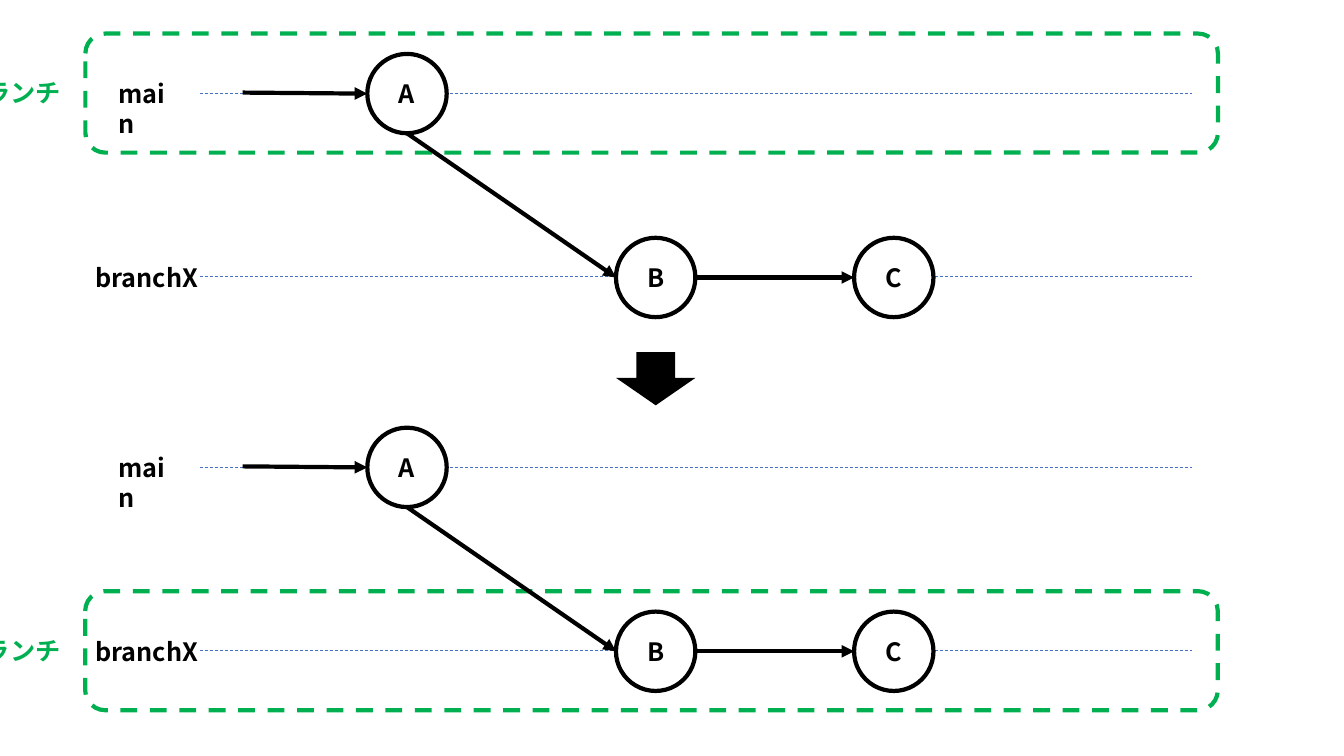
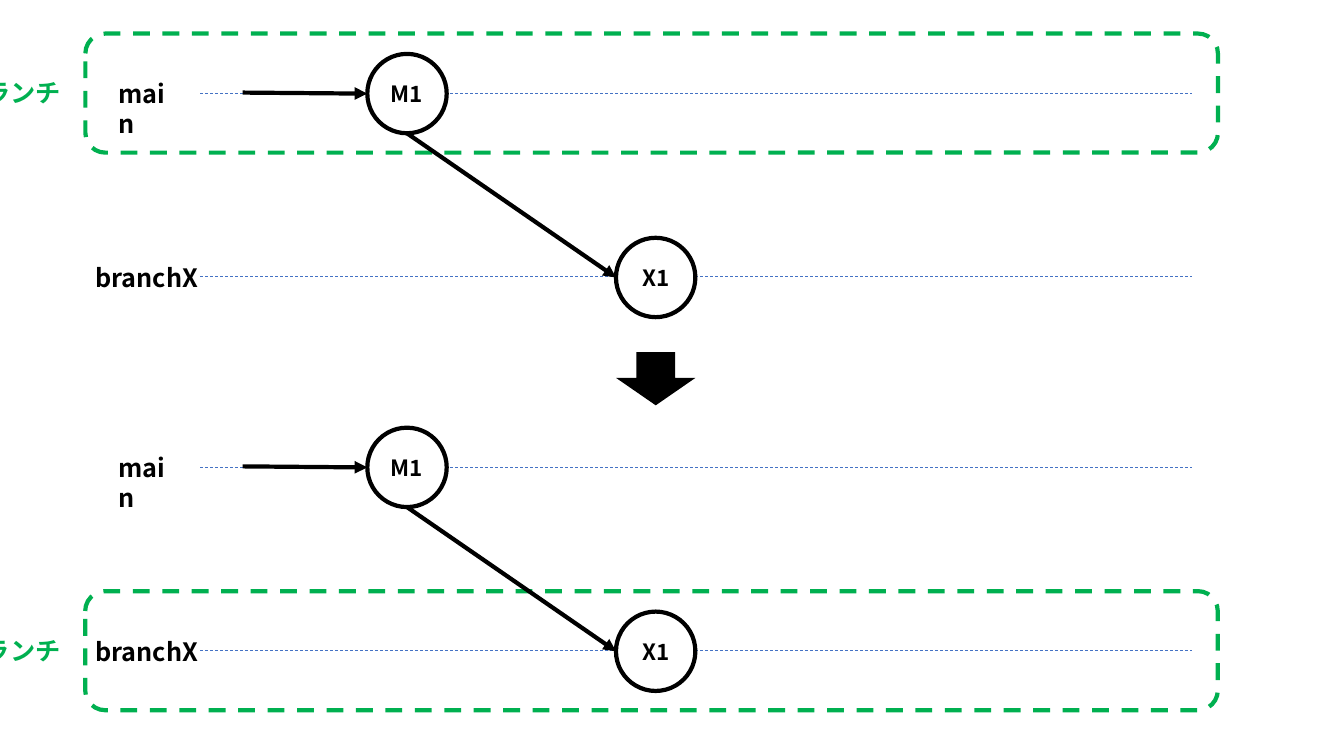
Before and after one commit to nishida2073/ai_navive, a slide deck: slide 43 of 01_テキスト/Git入門_図.pptx. Drawn at 1344x756 pixels with LibreOffice and Linux fonts; fonts in the diff are those of the drawing. Boxes give left, top, right and bottom in pixels: in the first picture for what was removed or moved away, otherwise in the second. Text is boxed around its words. In the diff, an @@ line names an element or a change of style, - is before the commit and + after.

```diff
--- a/01_テキスト/Git入門_図.pptx
+++ b/01_テキスト/Git入門_図.pptx
@@ text in ellipse at [391, 85, 423, 102]: text changed; size 18 to 16 pt @@
-A
+M1
@@ ellipse removed at [854, 238, 934, 318] @@
-C
@@ text in ellipse at [642, 269, 669, 286]: text changed; size 18 to 16 pt @@
-B
+X1
@@ arrow removed from (696, 277) to (854, 277) @@
@@ text in ellipse at [391, 459, 423, 476]: text changed; size 18 to 16 pt @@
-A
+M1
@@ ellipse removed at [854, 612, 934, 692] @@
-C
@@ text in ellipse at [642, 643, 669, 660]: text changed; size 18 to 16 pt @@
-B
+X1
@@ arrow removed from (696, 651) to (854, 651) @@
```
Also in this commit, not shown: 9 other slides changed, 1 slide added, 10 slides removed, 1 other file.
